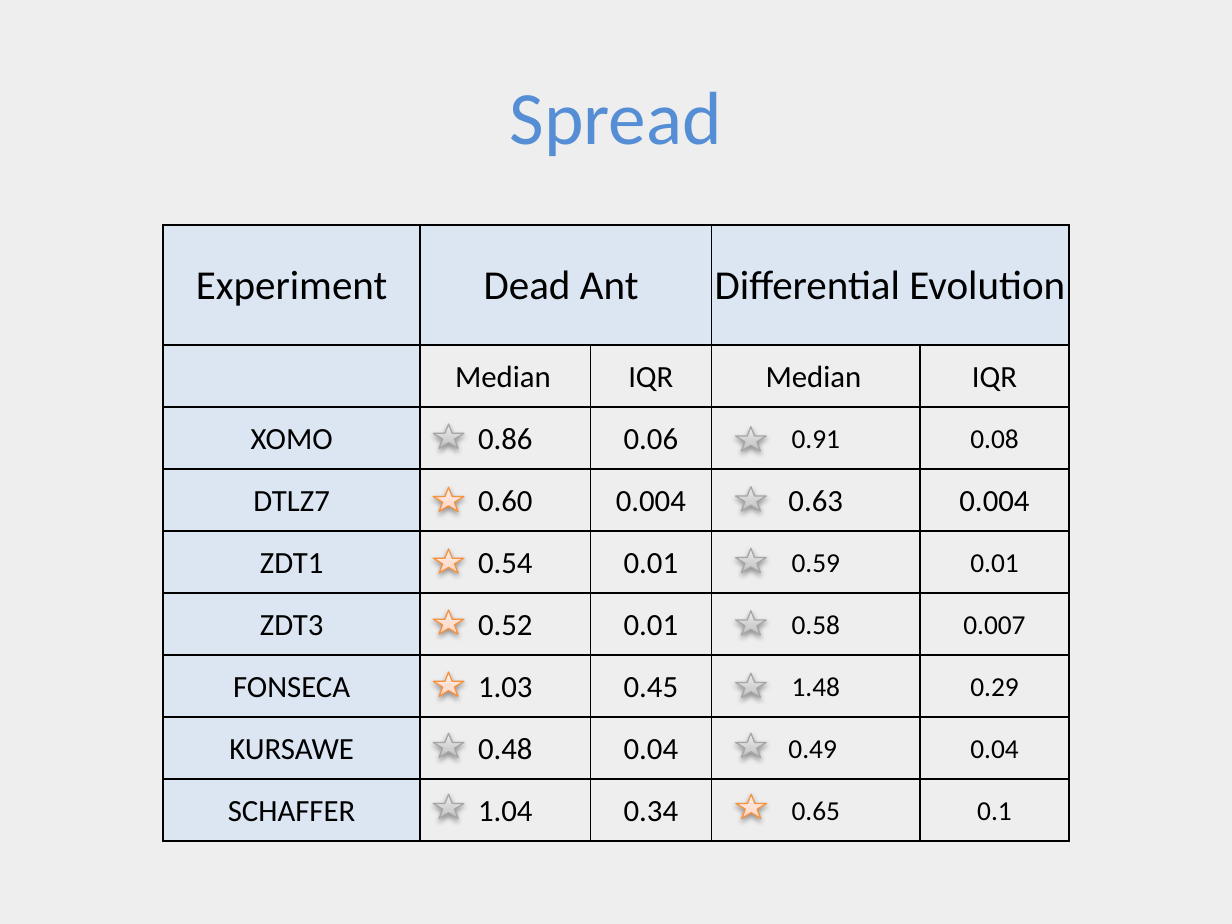
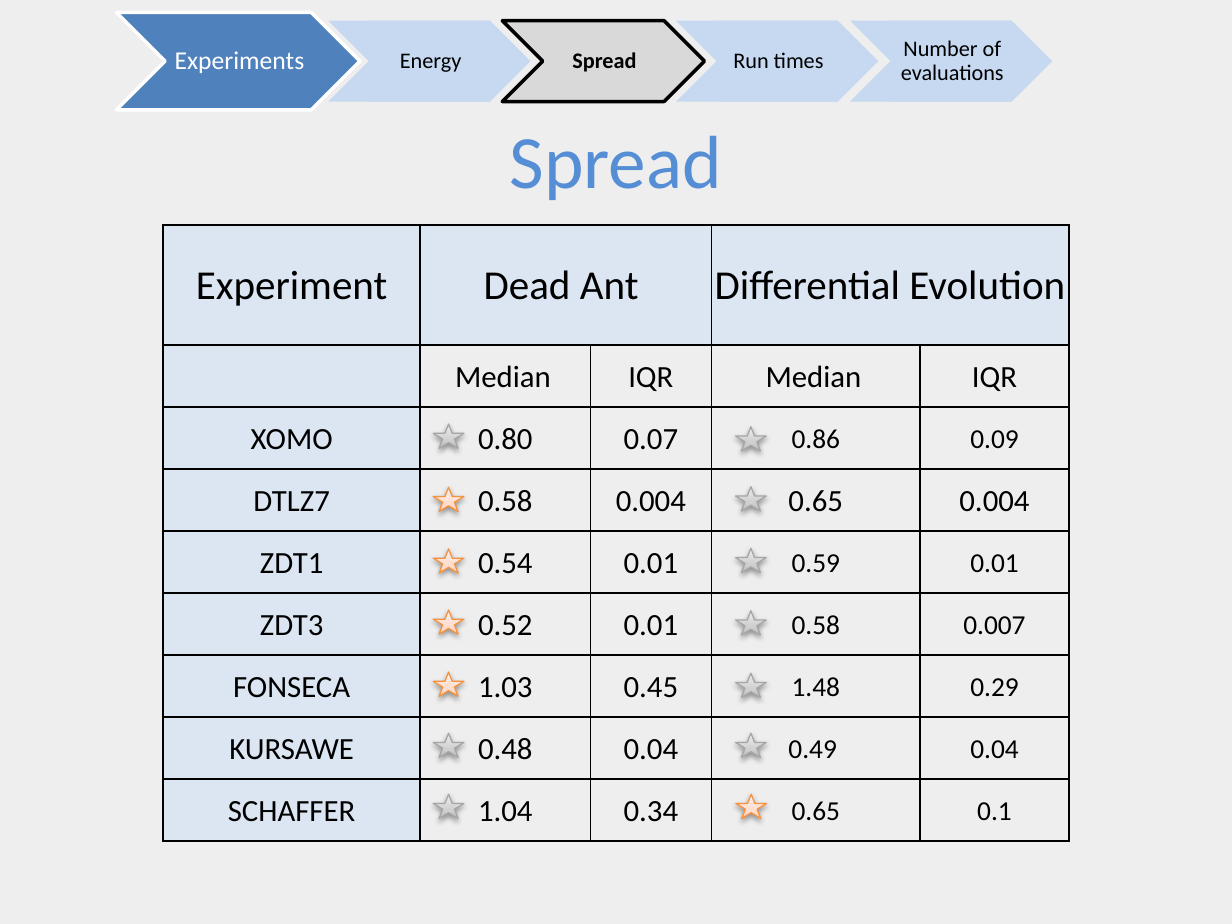
Before and after one commit to ai-se/Rahul, a slide deck: slide 11 of DEADANT/deadAnt.pptx. Drawn at 1232x924 pixels with LibreOffice and Linux fonts; fonts in the diff are those of the drawing. Boxes give left, top, right and bottom in pixels: in the first picture for what was removed or moved away, otherwise in the second. Text is boxed around its words. In the diff, an @@ line names an element or a change of style, - is before the commit and + after.

```diff
--- a/DEADANT/deadAnt.pptx
+++ b/DEADANT/deadAnt.pptx
@@ chevron added at box(116, 12, 360, 110), fill #4F81BD, outline #FFFFFF 2 pt @@
@@ chevron added at box(329, 21, 531, 102), fill #C6D9F1 @@
@@ rectangle added at box(368, 21, 489, 102), fill #C6D9F1, 13 pt, text #000000 @@
+Energy
@@ chevron added at box(503, 21, 705, 102), fill #D9D9D9, outline #000000 2 pt @@
@@ chevron added at box(676, 21, 878, 102), fill #C6D9F1 @@
@@ rectangle added at box(717, 21, 838, 102), fill #C6D9F1, 13 pt, text #000000 @@
+Run times
@@ chevron added at box(850, 21, 1052, 102), fill #C6D9F1 @@
@@ rectangle added at box(891, 21, 1011, 102), fill #C6D9F1, 13 pt, text #000000 @@
+Number of evaluations
@@ text added at box(175, 51, 305, 73), 15 pt, text #FFFFFF @@
+Experiments
@@ text added at box(572, 52, 636, 72), 13 pt, text #000000, bold @@
+Spread
@@ text "Spread": place and size @@
-text "Spread" at box(510, 91, 722, 156)
+text "Spread" at box(510, 135, 722, 200)
@@ table at box(163, 225, 1069, 841) @@
-row 3: XOMO | 0.86 | 0.06 | 0.91 | 0.08
+row 3: XOMO | 0.80 | 0.07 | 0.86 | 0.09
-row 4, column 2: 0.60
+row 4, column 2: 0.58
-row 4, column 4: 0.63
+row 4, column 4: 0.65
```
Also in this commit, not shown: 7 other slides changed, 1 slide added, 1 slide removed.
